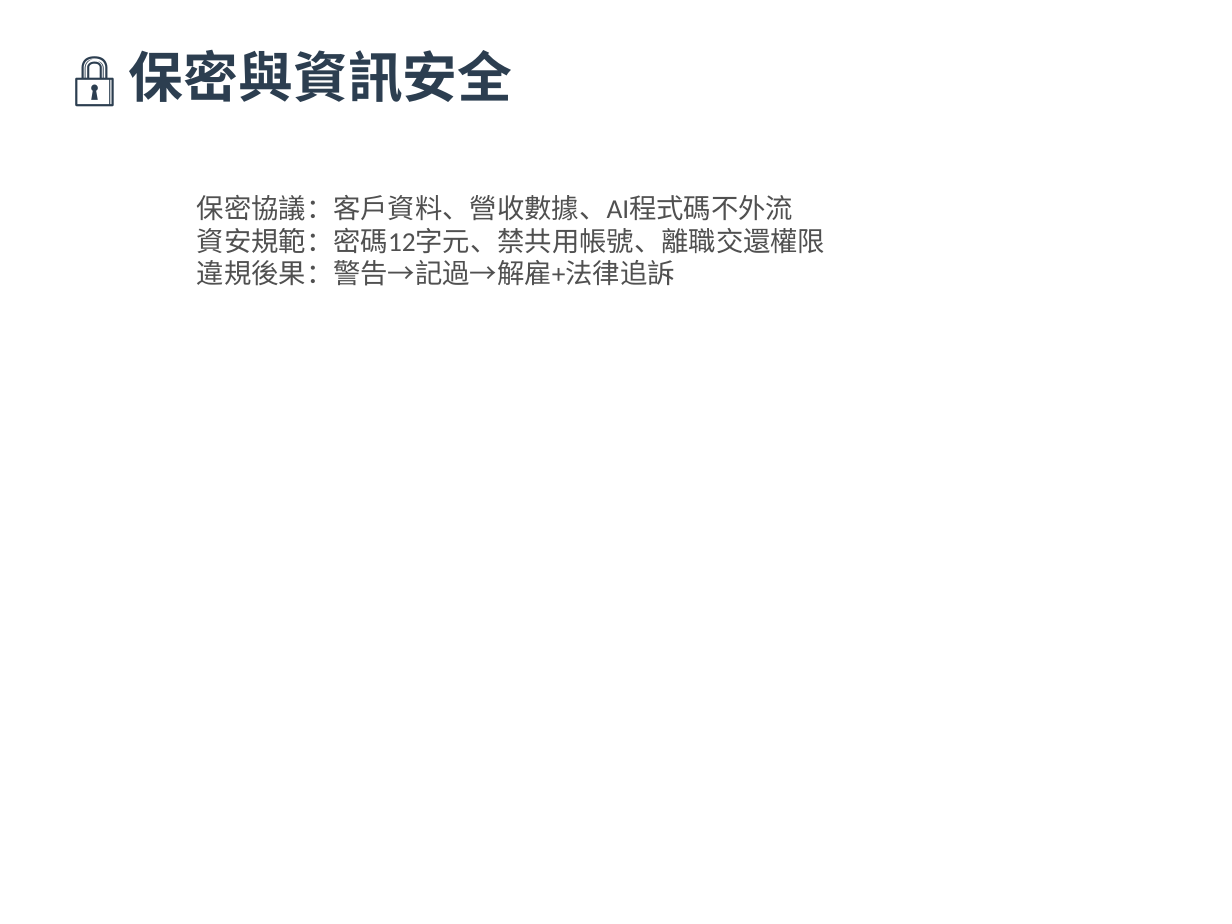
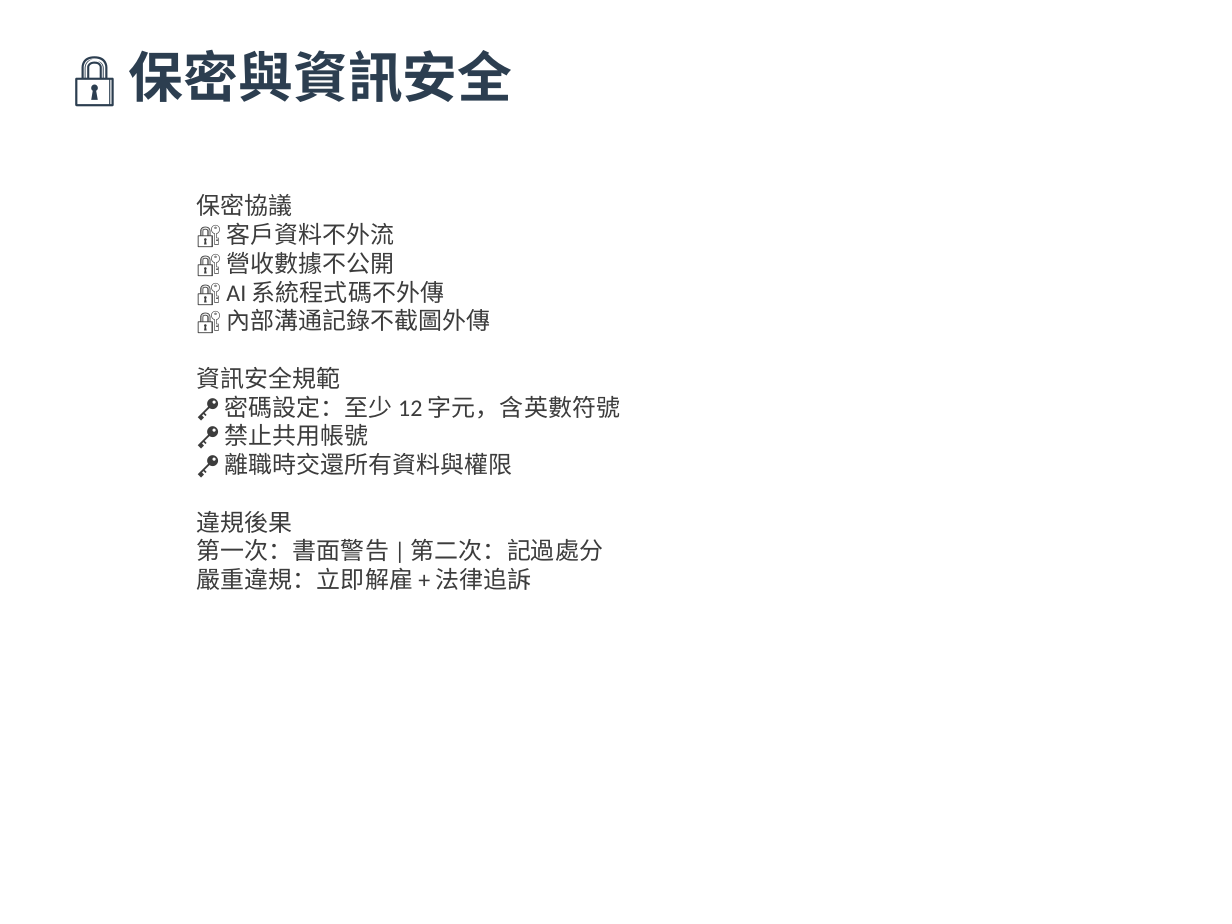
Before and after one commit to ken0900101318-beep/company-training, a slide deck: slide 19 of 遊戲家新人教育訓練（完整版 v2.1 - 24張）.pptx. Drawn at 1232x924 pixels with LibreOffice and Linux fonts; fonts in the diff are those of the drawing. Boxes give left, top, right and bottom in pixels: in the first picture for what was removed or moved away, otherwise in the second. Text is boxed around its words. In the diff, an @@ line names an element or a change of style, - is before the commit and + after.

```diff
--- a/遊戲家新人教育訓練（完整版 v2.1 - 24張）.pptx
+++ b/遊戲家新人教育訓練（完整版 v2.1 - 24張）.pptx
@@ text at [197, 193, 620, 590]: text changed; size 16 to 14 pt; text colour #505050 to #3C3C3C @@
-保密協議：客戶資料、營收數據、AI程式碼不外流
-資安規範：密碼12字元、禁共用帳號、離職交還權限
-違規後果：警告→記過→解雇+法律追訴
+保密協議
+🔐 客戶資料不外流
+🔐 營收數據不公開
+🔐 AI 系統程式碼不外傳
+🔐 內部溝通記錄不截圖外傳
+資訊安全規範
+🔑 密碼設定：至少 12 字元，含英數符號
+🔑 禁止共用帳號
+🔑 離職時交還所有資料與權限
+違規後果
+第一次：書面警告 | 第二次：記過處分
+嚴重違規：立即解雇 + 法律追訴
```
Also in this commit, not shown: 22 other slides changed.
